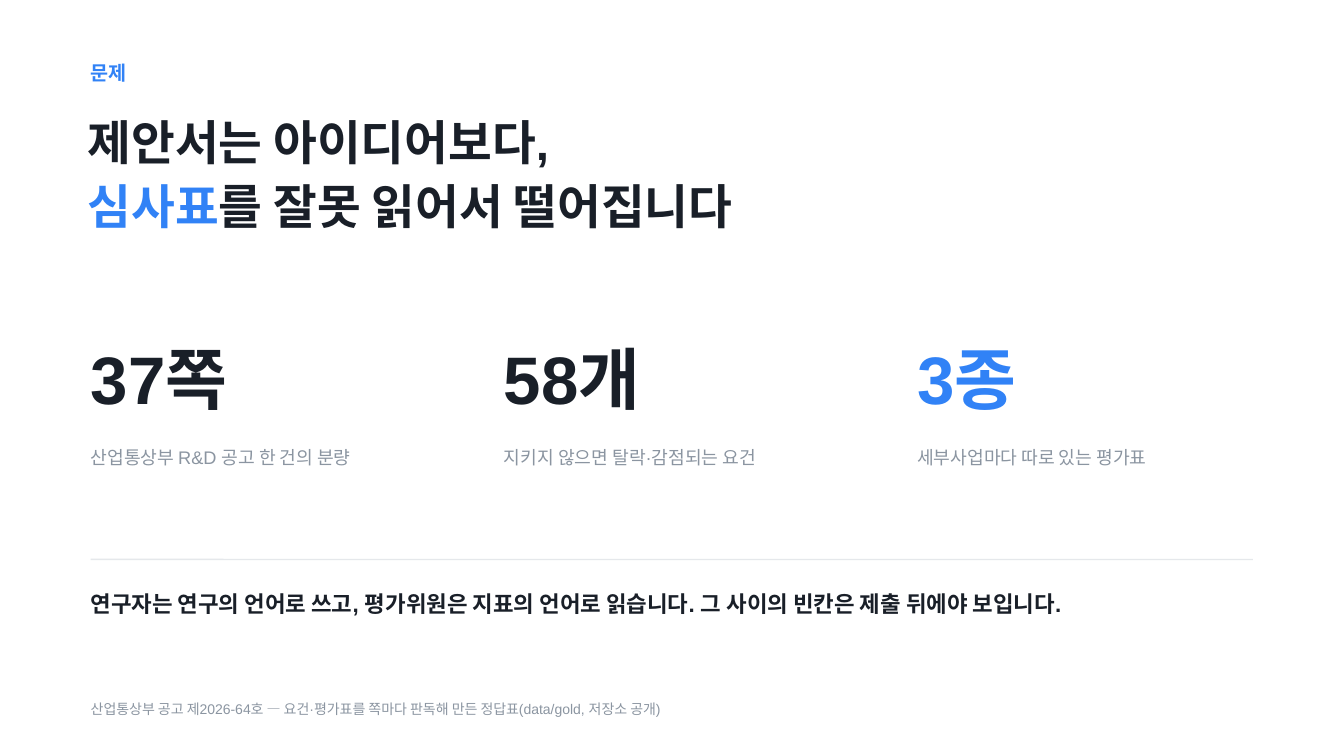
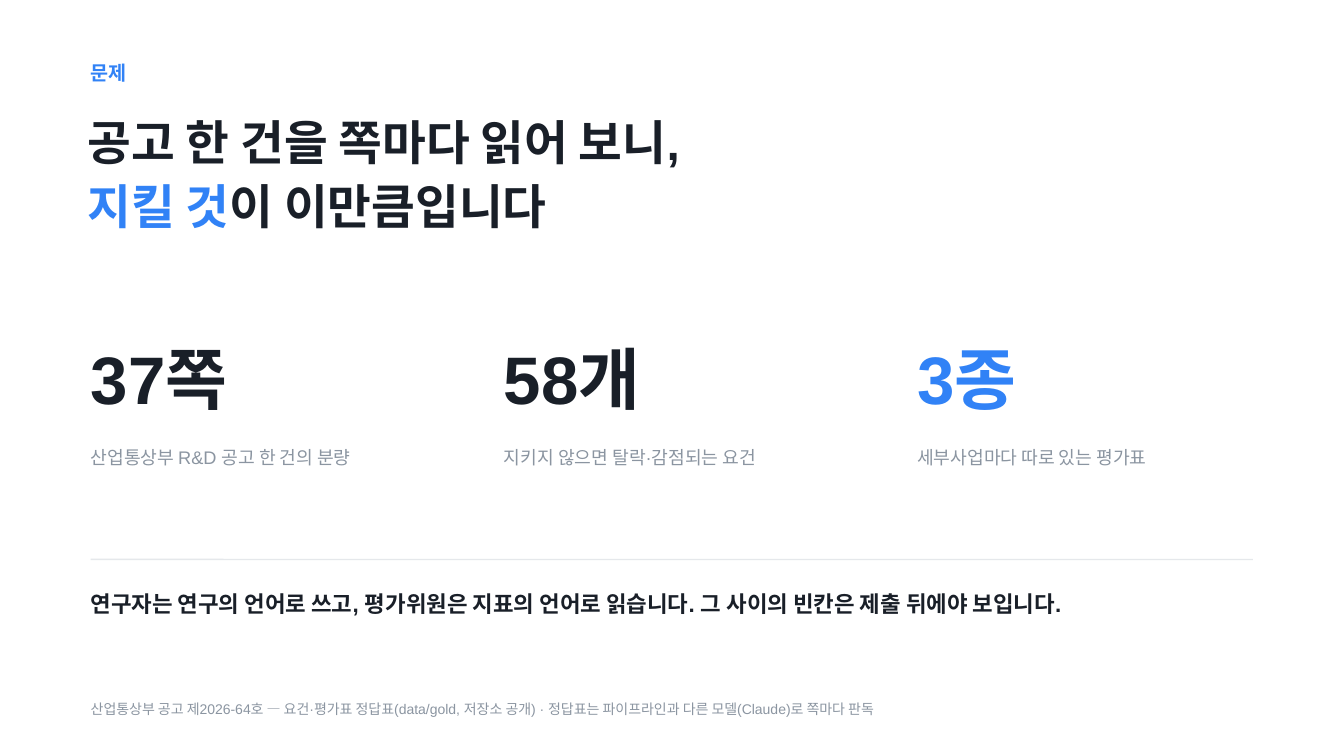
Before and after one commit to Ryugi62/rfp-to-fit, a slide deck: slide 2 of deliver/deck/RFP-to-Fit_루미아.pptx. Drawn at 1344x756 pixels with LibreOffice and Linux fonts; fonts in the diff are those of the drawing. Boxes give left, top, right and bottom in pixels: in the first picture for what was removed or moved away, otherwise in the second. Text is boxed around its words. In the diff, an @@ line names an element or a change of style, - is before the commit and + after.

```diff
--- a/deliver/deck/RFP-to-Fit_루미아.pptx
+++ b/deliver/deck/RFP-to-Fit_루미아.pptx
@@ text at bbox=[88, 120, 680, 229]: text changed @@
-제안서는 아이디어보다,
-심사표를 잘못 읽어서 떨어집니다
+공고 한 건을 쪽마다 읽어 보니,
+지킬 것이 이만큼입니다
@@ text at bbox=[91, 702, 874, 717]: text changed @@
-산업통상부 공고 제2026-64호 — 요건·평가표를 쪽마다 판독해 만든 정답표(data/gold, 저장소 공개)
+산업통상부 공고 제2026-64호 — 요건·평가표 정답표(data/gold, 저장소 공개) · 정답표는 파이프라인과 다른 모델(Claude)로 쪽마다 판독
```
Also in this commit, not shown: 9 other slides changed, 39 other files.
